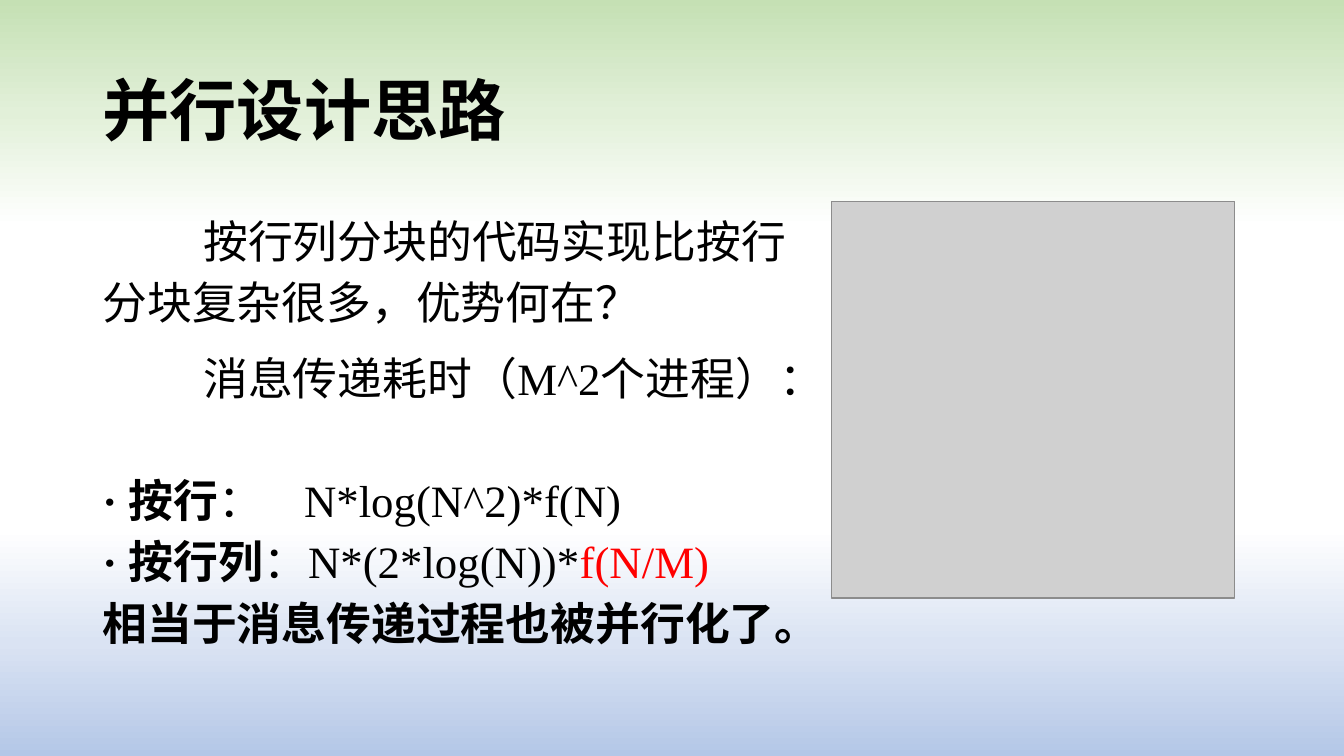
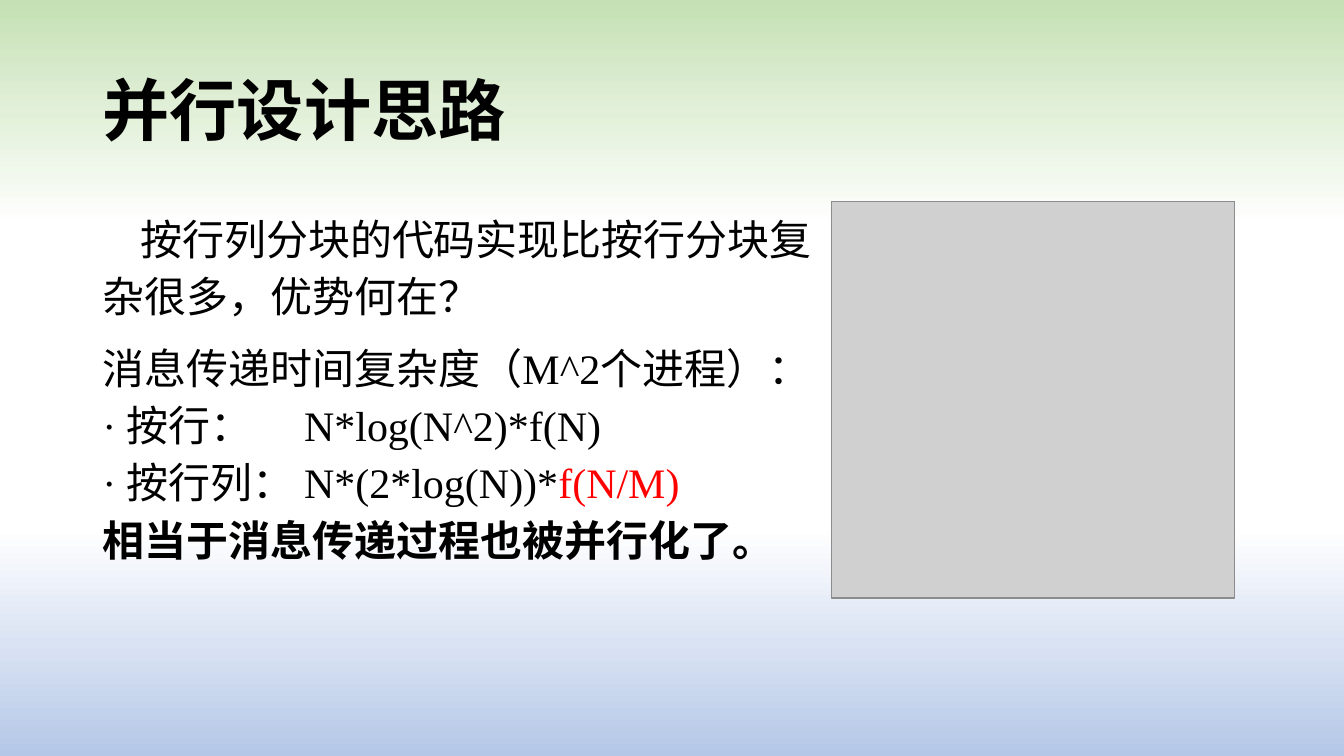
Before and after one commit to lk758tmy/PC_Codes, a slide deck: slide 7 of Final/Floyd-Warshall算法.pptx. Drawn at 1344x756 pixels with LibreOffice and Linux fonts; fonts in the diff are those of the drawing; grey boxes stand for pictures. Boxes give left, top, right and bottom in pixels: in the first picture for what was removed or moved away, otherwise in the second. Text is boxed around its words. In the diff, an @@ line names an element or a change of style, - is before the commit and + after.

```diff
--- a/Final/Floyd-Warshall算法.pptx
+++ b/Final/Floyd-Warshall算法.pptx
@@ text at (102, 219, 812, 317): size 32 to 30 pt in "按行列分块的代码实现比按行分块复杂很多，优势何在？" @@
@@ text at (102, 348, 810, 560): text changed; size 32 to 30 pt @@
-消息传递耗时（M^2个进程）：
-· 按行： N*log(N^2)*f(N)
-· 按行列：N*(2*log(N))*f(N/M)
-相当于消息传递过程也被并行化了。
+消息传递时间复杂度（M^2个进程）：
+· 按行： N*log(N^2)*f(N)
+· 按行列： N*(2*log(N))*f(N/M)
+相当于消息传递过程也被并行化了。
```
Also in this commit, not shown: 4 other slides changed, 1 other file.
